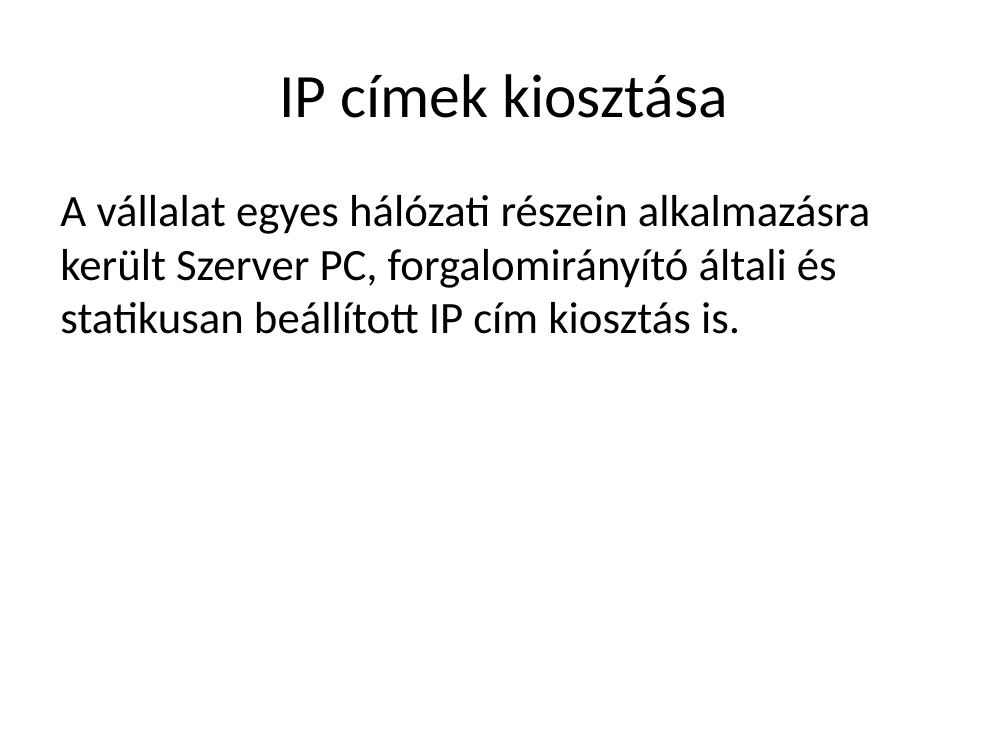
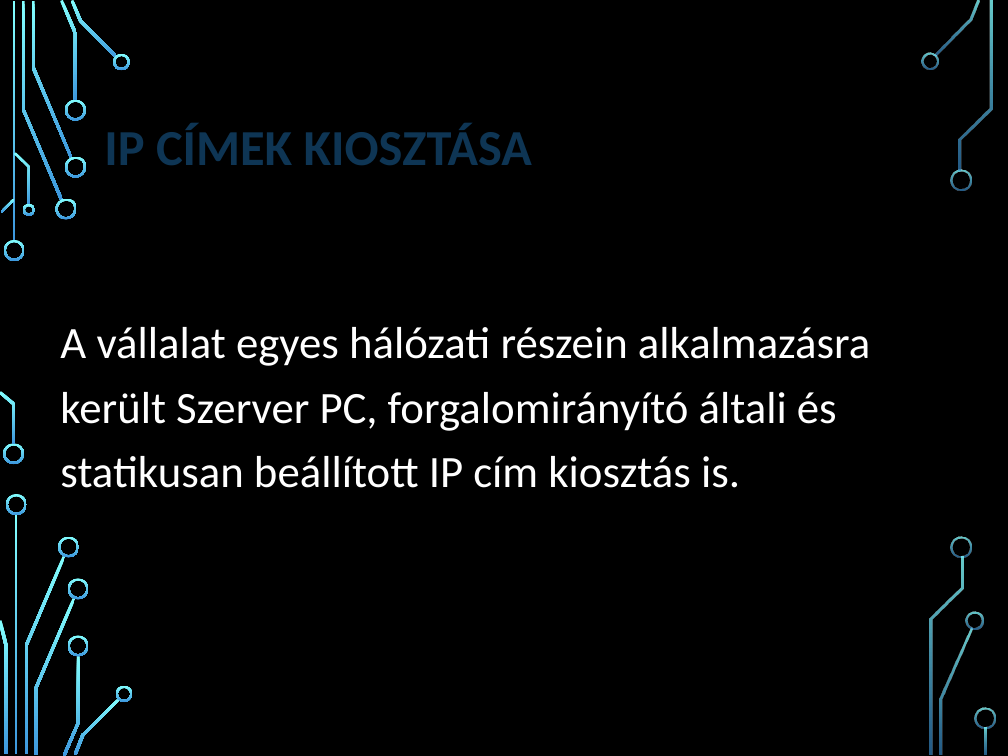
Before and after one commit to LocskaG/Uzemelteto_vizsgaremek_2024, a slide deck: slide 8 of BEMUTATÓ/Halozattervezesi_vizsgaremek_ppt.pptx. Drawn at 1008x756 pixels with LibreOffice and Linux fonts; fonts in the diff are those of the drawing; background and template pictures are left out. Boxes give left, top, right and bottom in pixels: in the first picture for what was removed or moved away, otherwise in the second. Text is boxed around its words. In the diff, an @@ line names an element or a change of style, - is before the commit and + after.

```diff
--- a/BEMUTATÓ/Halozattervezesi_vizsgaremek_ppt.pptx
+++ b/BEMUTATÓ/Halozattervezesi_vizsgaremek_ppt.pptx
@@ background #FFFFFF to picture (left out) @@
@@ title at [104,124,532,165]: text changed; size 44 to 36 pt; text colour #000000 to #0E3554; bold on @@
-IP címek kiosztása
+IP CÍMEK KIOSZTÁSA
@@ text "A vállalat egyes hálózati részein ...": place and size @@
-text "A vállalat egyes hálózati részein ..." at [60,195,870,334]
+text "A vállalat egyes hálózati részein ..." at [60,327,870,488]
@@ text "A vállalat egyes hálózati részein ..." at [60,327,870,488]: text colour #000000 to #FFFFFF; line spacing 1 to 1.2; more space between paragraphs; vertical alignment top to middle @@
@@ group added at [0,0,995,756]: 33 freeform shapes, 3 rectangles @@
```
Also in this commit, not shown: 13 other slides changed, 4 slides added, 4 slides removed.
